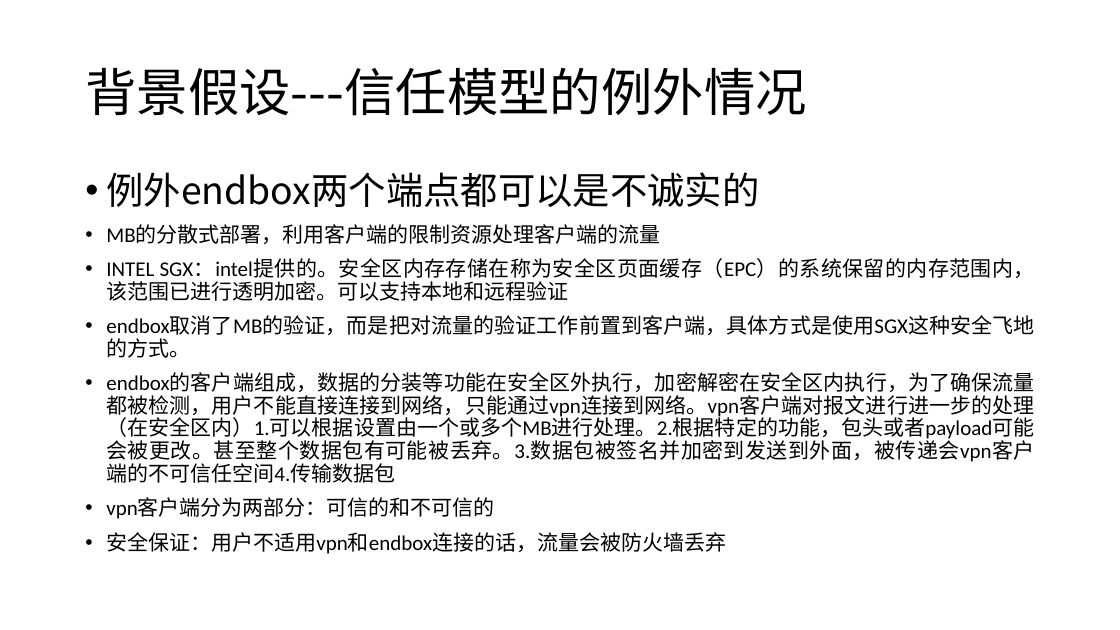
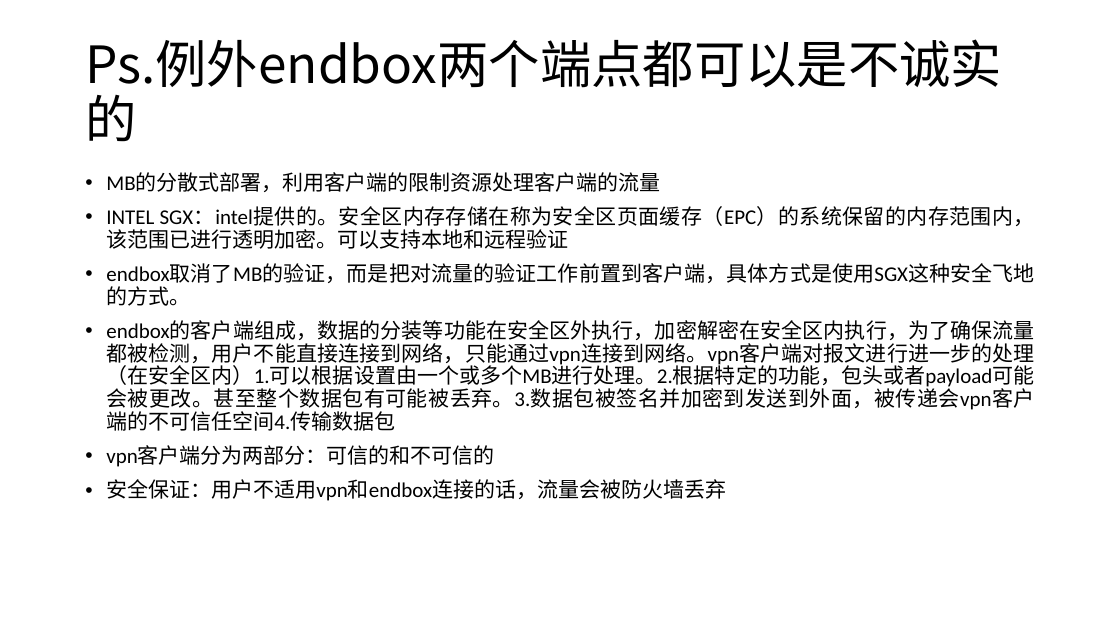
Before and after one commit to mikami-yua/security_papers, a slide deck: slide 13 of 深度包检测.pptx (slide 20 before the commit). Drawn at 1120x630 pixels with LibreOffice and Linux fonts; fonts in the diff are those of the drawing. Boxes give left, top, right and bottom in pixels: in the first picture for what was removed or moved away, otherwise in the second. Text is boxed around its words. In the diff, an @@ line names an element or a change of style, - is before the commit and + after.

```diff
--- a/深度包检测.pptx
+++ b/深度包检测.pptx
@@ title at [85, 39, 1002, 96]: text changed @@
-背景假设---信任模型的例外情况
+Ps.例外endbox两个端点都可以是不诚实的
@@ text at [106, 172, 759, 207]: paragraph removed @@
-• 例外endbox两个端点都可以是不诚实的
```
Also in this commit, not shown: 32 other slides changed, 9 slides added, 8 slides removed, 19 other files.
